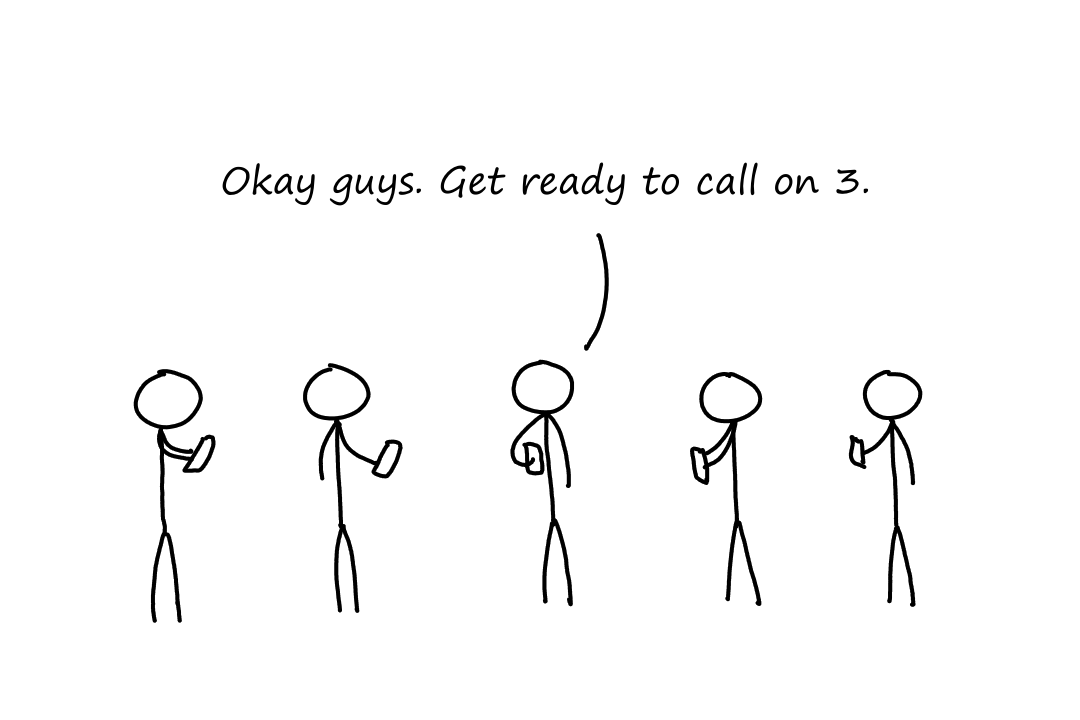
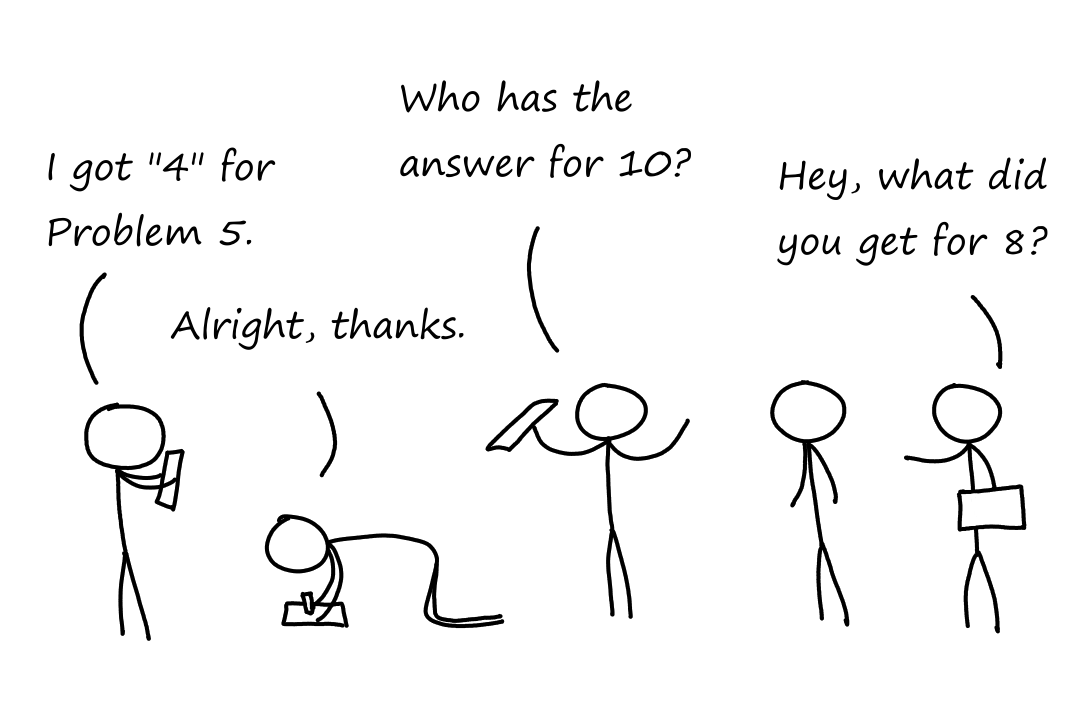
The second (1080, 720) image is a revision of the first. Changes to its layers:
painted on "Saying" over 64, 192, 1024, 512
painted on "Person 5" over 824, 316, 1027, 634
painted on "Person 4" over 666, 369, 896, 627
painted on "Person 3" over 448, 312, 704, 629
painted on "Person 2" over 256, 314, 512, 629
painted on "Person 1" over 79, 312, 272, 641
